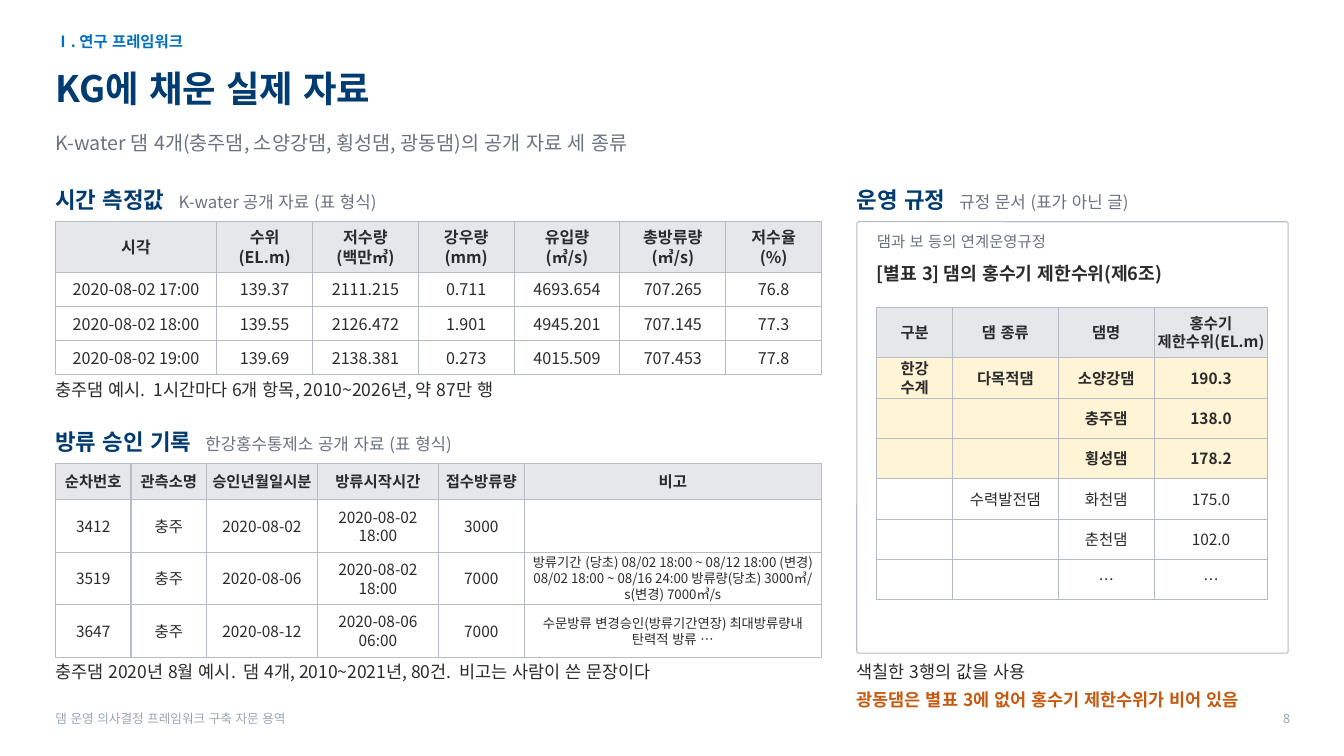
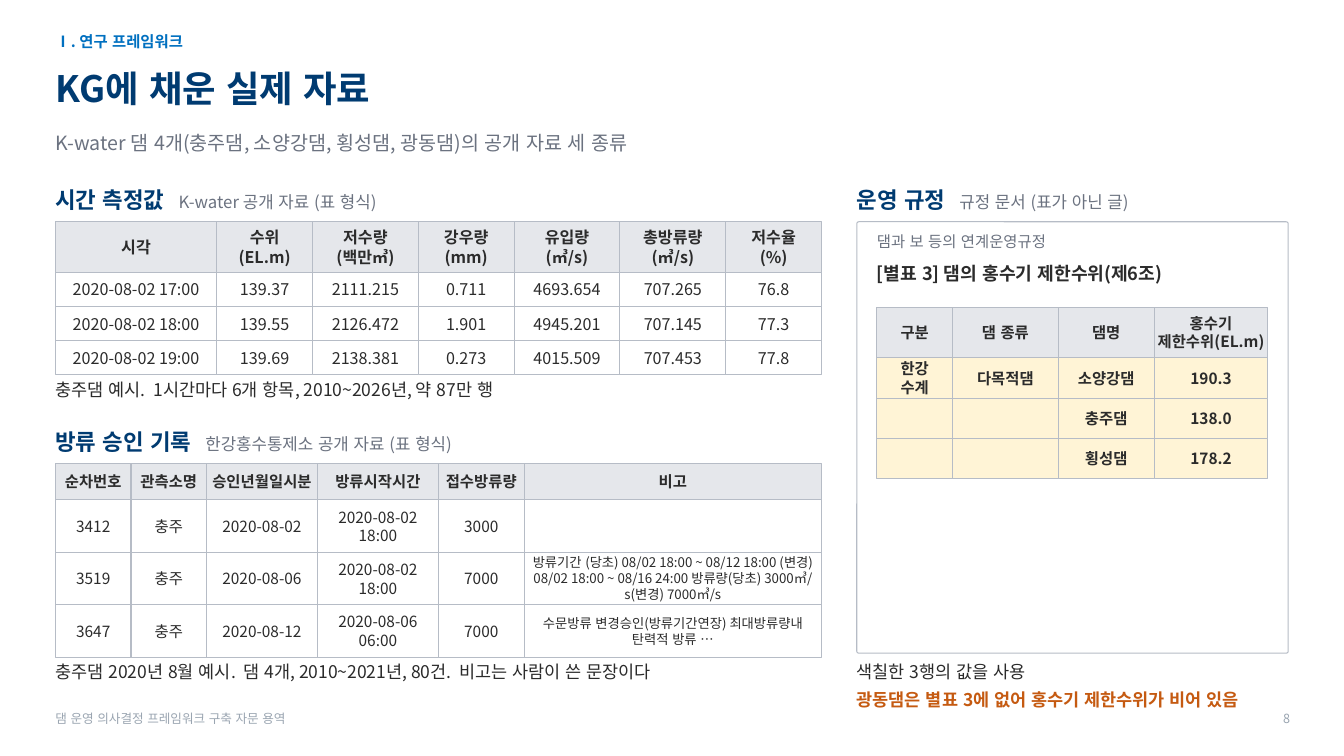
Before and after one commit to mkm1119/KGRAG-LLM, a slide deck: slide 8 of project_khnp/2026.11.26_한강수력본부_발표자료_초안.pptx. Drawn at 1344x756 pixels with LibreOffice and Linux fonts; fonts in the diff are those of the drawing; background and template pictures are left out. Boxes give left, top, right and bottom in pixels: in the first picture for what was removed or moved away, otherwise in the second. Text is boxed around its words. In the diff, an @@ line names an element or a change of style, - is before the commit and + after.

```diff
--- a/project_khnp/2026.11.26_한강수력본부_발표자료_초안.pptx
+++ b/project_khnp/2026.11.26_한강수력본부_발표자료_초안.pptx
@@ rectangle removed at [877,479,953,519] @@
@@ rectangle removed at [953,479,1059,519] @@
@@ rectangle removed at [1059,479,1154,519] @@
@@ rectangle removed at [1154,479,1268,519] @@
@@ text removed at [970,492,1041,507] @@
-수력발전댐
@@ text removed at [1085,492,1128,507] @@
-화천댐
@@ text removed at [1192,493,1231,505] @@
-175.0
@@ rectangle removed at [877,519,953,560] @@
@@ rectangle removed at [953,519,1059,560] @@
@@ rectangle removed at [1059,519,1154,560] @@
@@ text removed at [1085,532,1128,546] @@
-춘천댐
@@ rectangle removed at [1154,519,1268,560] @@
@@ text removed at [1192,533,1231,545] @@
-102.0
@@ rectangle removed at [877,560,953,600] @@
@@ rectangle removed at [953,560,1059,600] @@
@@ rectangle removed at [1059,560,1154,600] @@
@@ text removed at [1062,560,1151,600] @@
-…
@@ rectangle removed at [1154,560,1268,600] @@
@@ text removed at [1157,560,1265,600] @@
-…
```
Also in this commit, not shown: 4 other slides changed.
